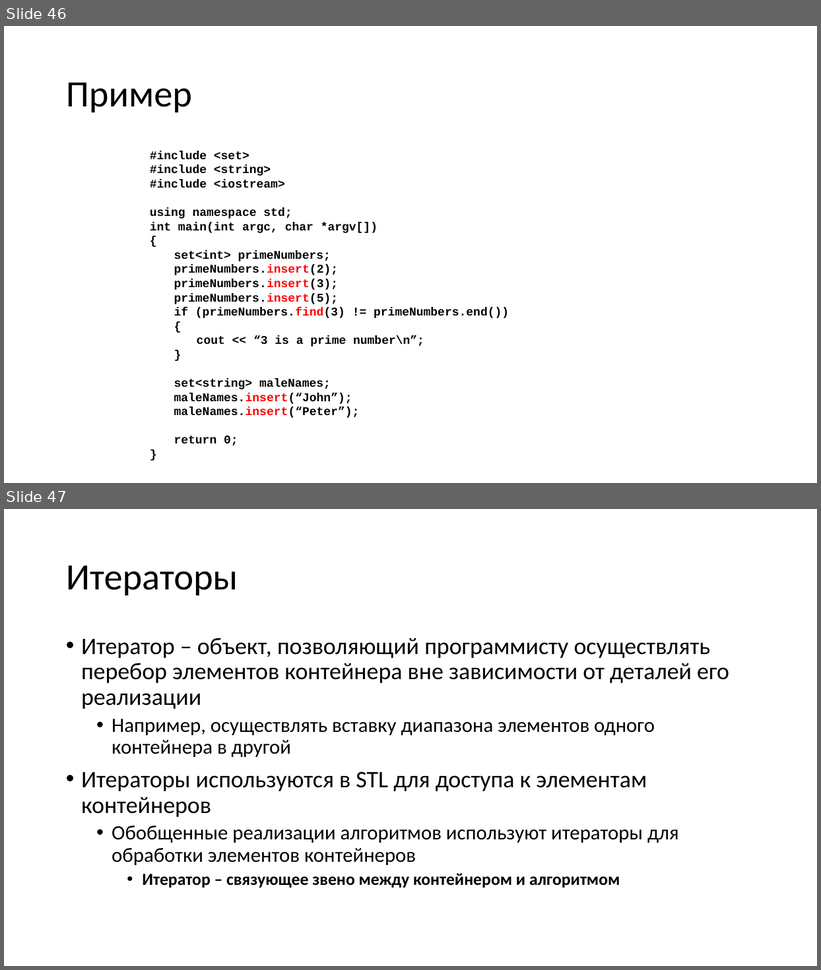
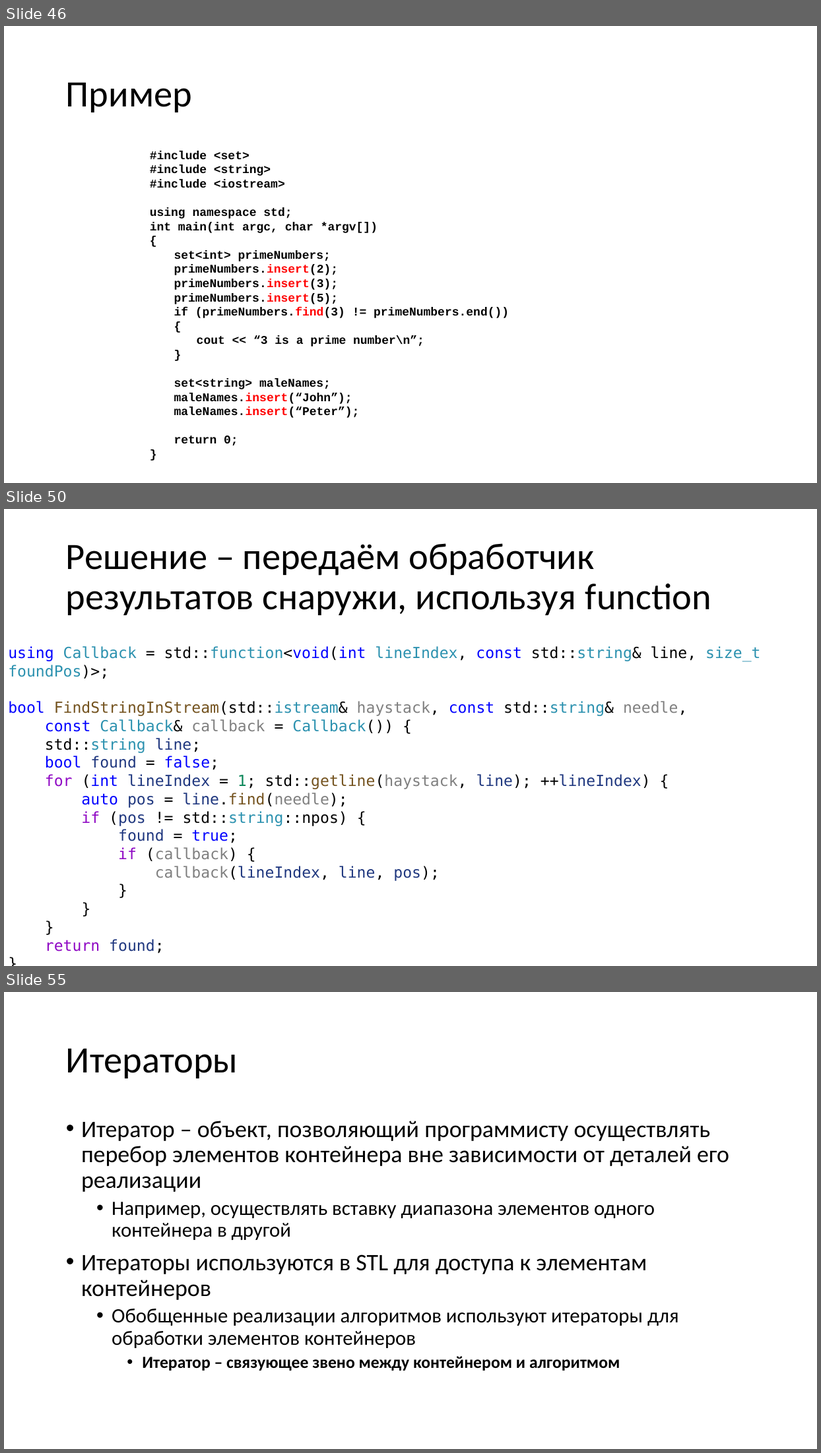
Before and after one commit to alexey-malov/oop, a slide deck: lectures/01/Стандартная библиотека.pptx. Shown one above the other, each under a label of ours: slides 46 and 47 before the commit, slides 46, 50 and 55 after it; the slides between them are not shown. The pictures are 821x970 and 821x1453 pixels, drawn with LibreOffice and Linux fonts; fonts in the diff are those of the drawing. Boxes give left, top, right and bottom in pixels: in the first picture for what was removed or moved away, otherwise in the second. Text is boxed around its words. In the diff, an @@ line names an element or a change of style, - is before the commit and + after.

Commit message:
Добавил сведения о std::function в лекцию о стандартной библиотеке

```diff
--- a/lectures/01/Стандартная библиотека.pptx
+++ b/lectures/01/Стандартная библиотека.pptx
@@ slide 50 added at [4, 509, 817, 966], background #FFFFFF @@
@@ title added at [66, 543, 712, 615], 44 pt, text #000000 @@
+Решение – передаём обработчик результатов снаружи, используя function
@@ text added at [8, 646, 760, 954], 18 pt, text #000000 @@
+using Callback = std::function<void(int lineIndex, const std::string& line, size_t foundPos)>;
+bool FindStringInStream(std::istream& haystack, const std::string& needle,
+const Callback& callback = Callback()) {
+std::string line;
+bool found = false;
+for (int lineIndex = 1; std::getline(haystack, line); ++lineIndex) {
+auto pos = line.find(needle);
+if (pos != std::string::npos) {
+found = true;
+if (callback) {
+callback(lineIndex, line, pos);
+}
+}
+}
+return found;
+}
@@ what was slide 47 is now slide 55 @@
```
Also in this commit, not shown: 8 other slides added.
